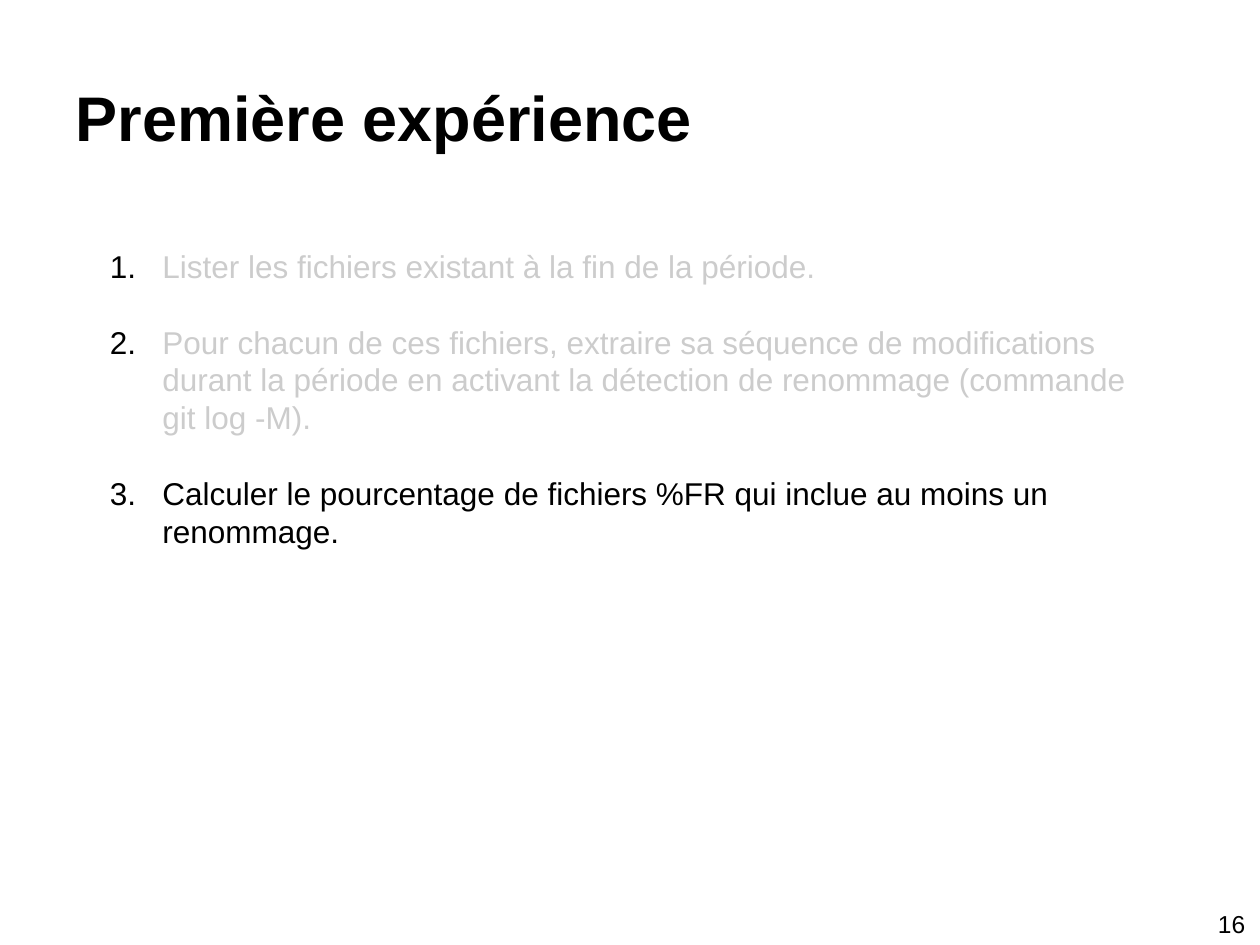
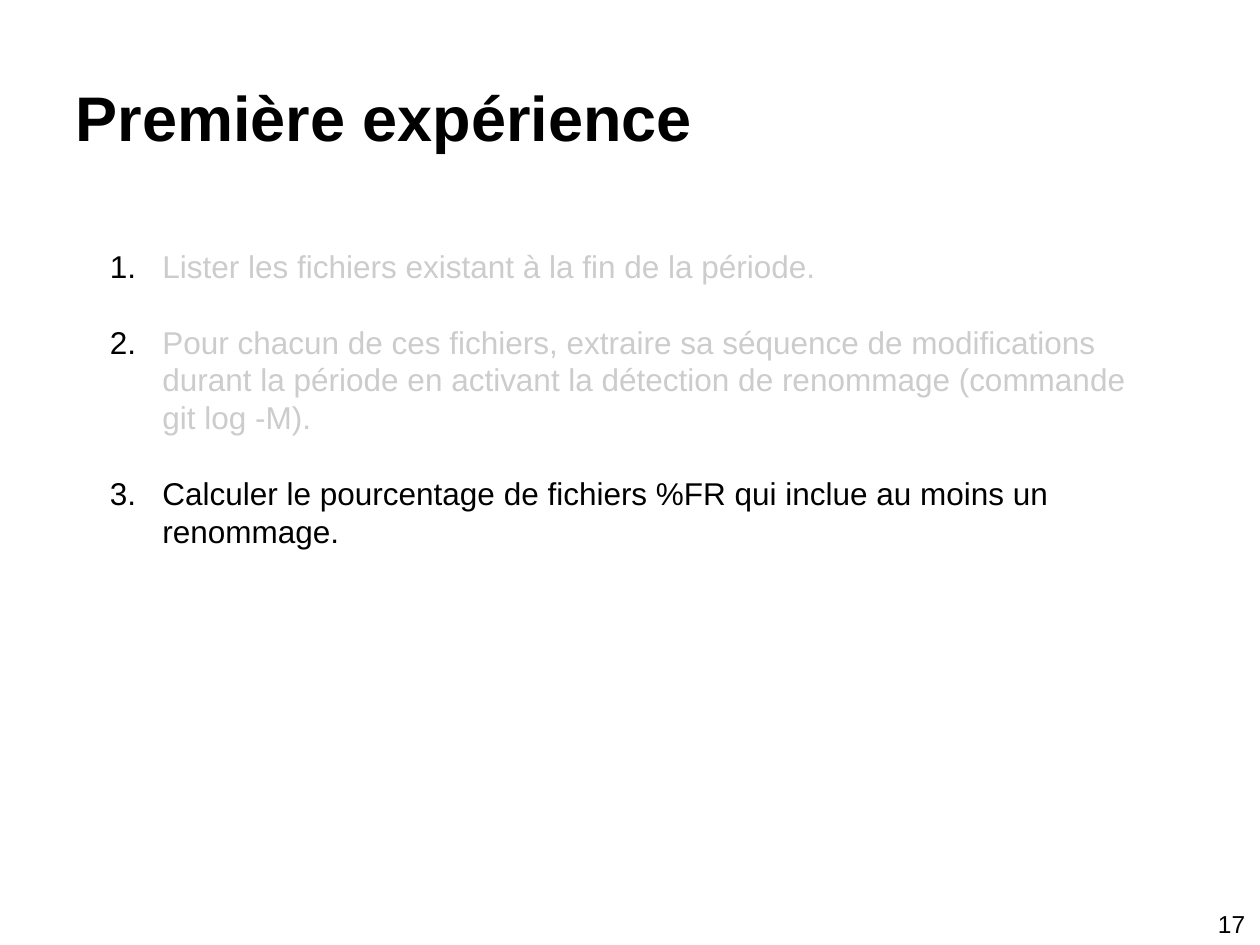
Before and after one commit to stonesong/Stage, a slide deck: slide 17 of presentation/presStageM2.pptx. Drawn at 1260x945 pixels with LibreOffice and Linux fonts; fonts in the diff are those of the drawing. Boxes give left, top, right and bottom in pixels: in the first picture for what was removed or moved away, otherwise in the second. Text is boxed around its words. In the diff, an @@ line names an element or a change of style, - is before the commit and + after.

```diff
--- a/presentation/presStageM2.pptx
+++ b/presentation/presStageM2.pptx
@@ text at (1218, 916, 1245, 933): text changed @@
-16
+17
```
Also in this commit, not shown: 19 other slides changed, 1 other file.
